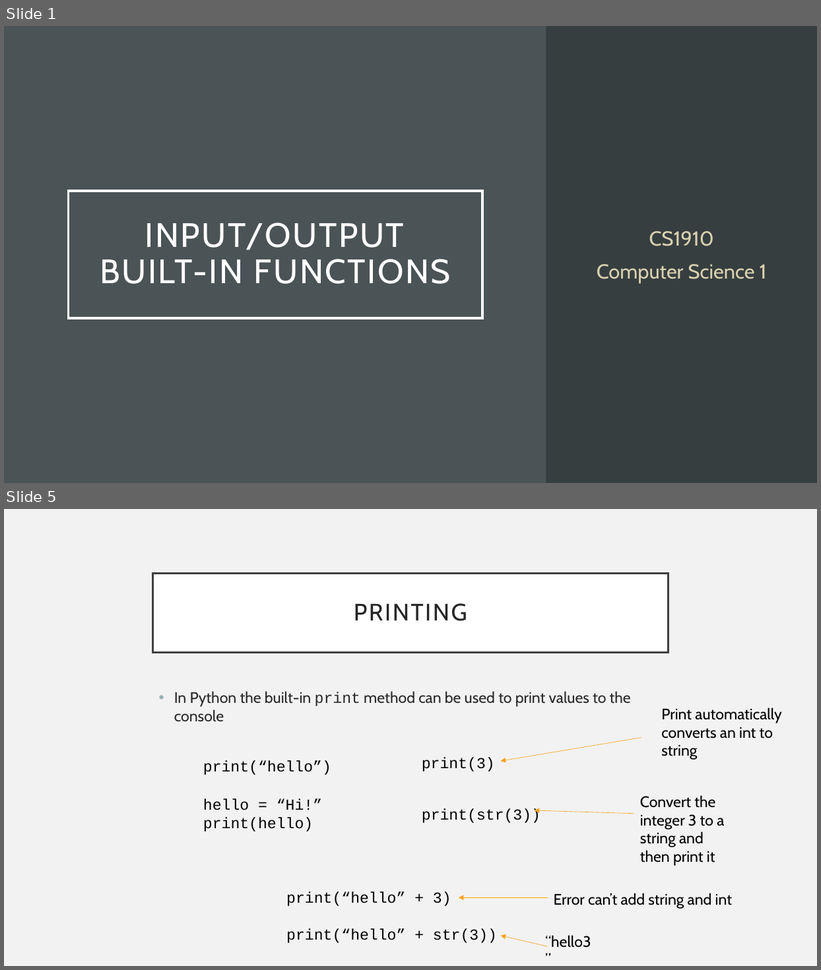
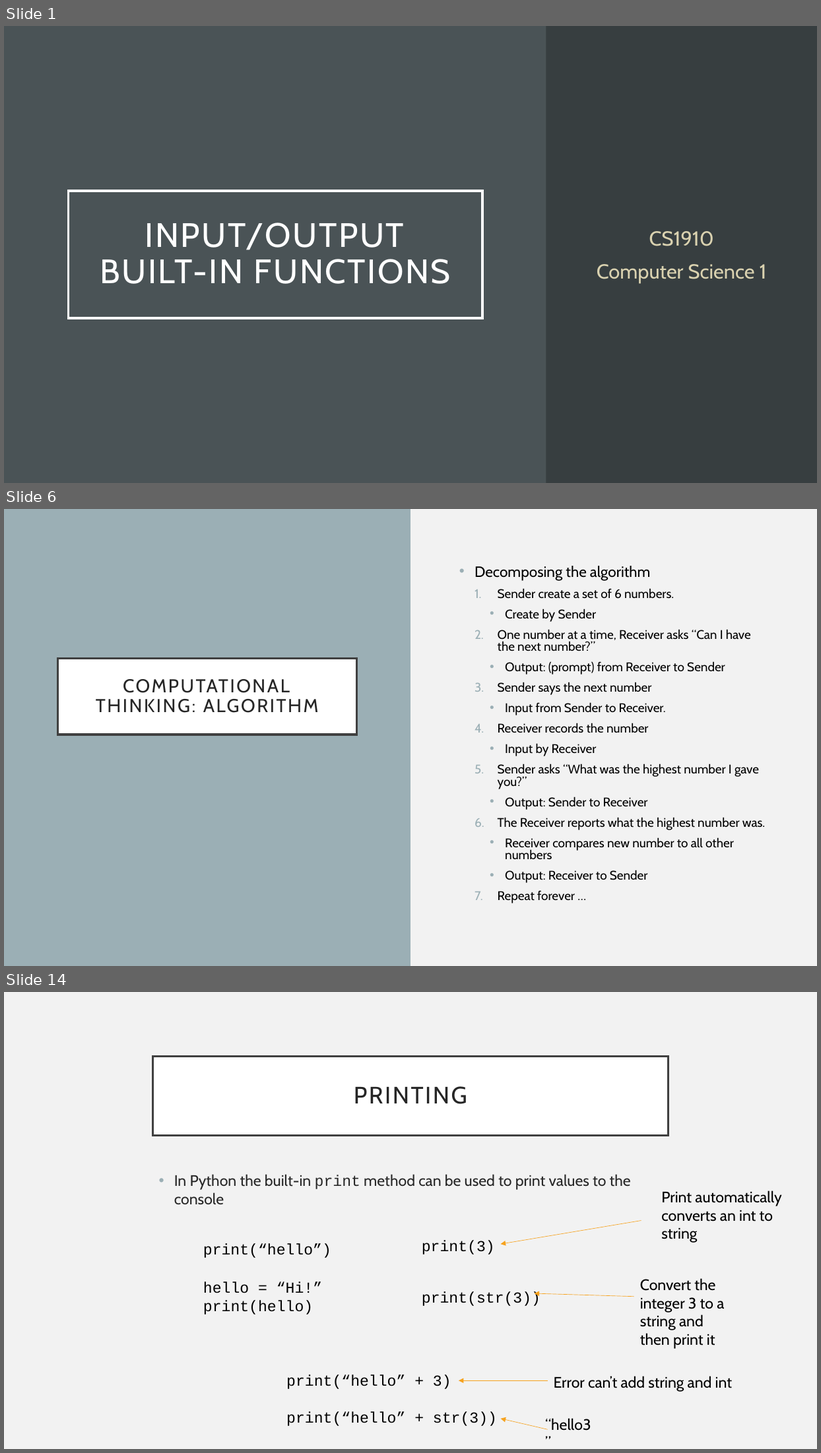
Before and after one commit to UPEI-CS/CS1910-Students, a slide deck: lectures/05-Input-Output/CS1910_Input-Output_Lecture.pptx. Shown one above the other, each under a label of ours: slides 1 and 5 before the commit, slides 1, 6 and 14 after it; the slides between them are not shown. The pictures are 821x970 and 821x1453 pixels, drawn with LibreOffice and Linux fonts; fonts in the diff are those of the drawing. Boxes give left, top, right and bottom in pixels: in the first picture for what was removed or moved away, otherwise in the second. Text is boxed around its words. In the diff, an @@ line names an element or a change of style, - is before the commit and + after.

```diff
--- a/lectures/05-Input-Output/CS1910_Input-Output_Lecture.pptx
+++ b/lectures/05-Input-Output/CS1910_Input-Output_Lecture.pptx
@@ slide 6 added at (x1=4, y1=509, x2=817, y2=966), background #F2F2F2 @@
@@ rectangle added at (x1=4, y1=509, x2=411, y2=966), fill #9BAFB5 @@
@@ text added at (x1=475, y1=566, x2=765, y2=904), 14.8 pt, text #000000 @@
+• Decomposing the algorithm
+  1. Sender create a set of 6 numbers.
+    • Create by Sender
+  2. One number at a time, Receiver asks “Can I have the next number?”
+    • Output: (prompt) from Receiver to Sender
+  3. Sender says the next number
+    • Input from Sender to Receiver.
+  4. Receiver records the number
+    • Input by Receiver
+  5. Sender asks “What was the highest number I gave you?”
+    • Output: Sender to Receiver
+  6. The Receiver reports what the highest number was.
+    • Receiver compares new number to all other numbers
+    • Output: Receiver to Sender
+  7. Repeat forever …
@@ title added at (x1=57, y1=658, x2=357, y2=735), fill #FFFFFF, outline #404040 2.5 pt, 22 pt, text #262626 @@
+COMPUTATIONAL THINKING: ALGORITHM
@@ what was slide 5 is now slide 14 @@
```
Also in this commit, not shown: 5 slides changed, 8 other slides added, 4 slides removed, 1 other file.
